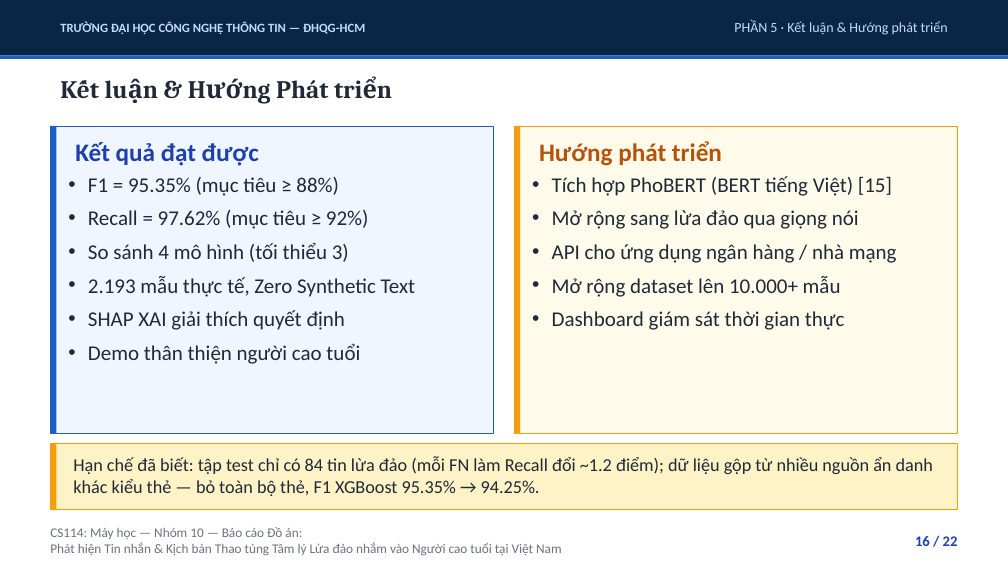
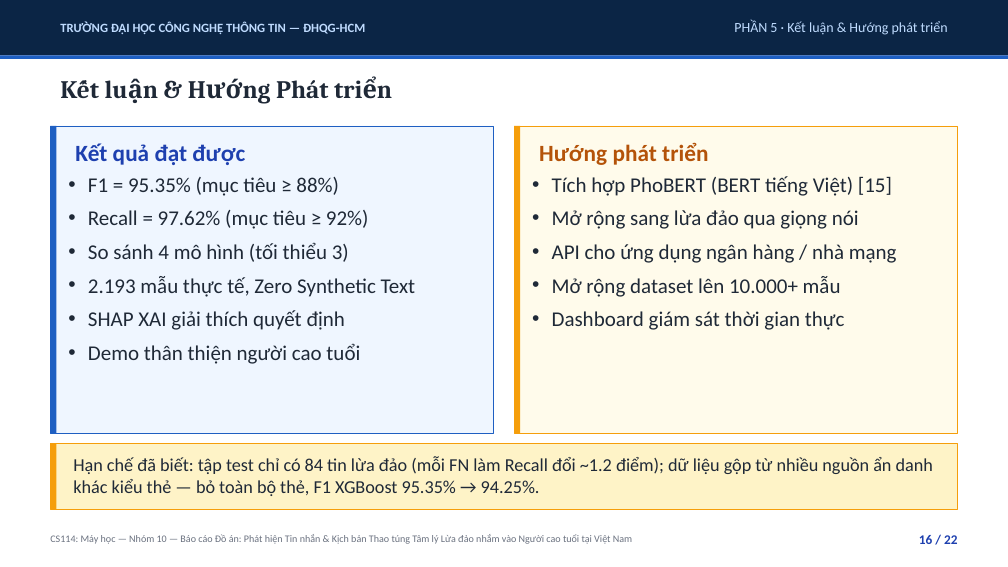
Before and after one commit to uit-25730067-chithanh/CS114-Team10-Elderly-Scam-Detection, a slide deck: slide 16 of draft/scam-detection/reports/slides/phase09_presentation.pptx. Drawn at 1008x567 pixels with LibreOffice and Linux fonts; fonts in the diff are those of the drawing. Boxes give left, top, right and bottom in pixels: in the first picture for what was removed or moved away, otherwise in the second. Text is boxed around its words. In the diff, an @@ line names an element or a change of style, - is before the commit and + after.

```diff
--- a/draft/scam-detection/reports/slides/phase09_presentation.pptx
+++ b/draft/scam-detection/reports/slides/phase09_presentation.pptx
@@ text "Kết quả đạt được" at (x1=75, y1=143, x2=245, y2=165): size 18 to 16.6 pt @@
@@ text "Hướng phát triển" at (x1=539, y1=142, x2=708, y2=165): size 18 to 16.6 pt @@
@@ text at (x1=50, y1=534, x2=632, y2=544): text changed; size 9.5 to 7.2 pt @@
-CS114: Máy học — Nhóm 10 — Báo cáo Đồ án:
-Phát hiện Tin nhắn & Kịch bản Thao túng Tâm lý Lừa đảo nhắm vào Người cao tuổi tại Việt Nam
+CS114: Máy học — Nhóm 10 — Báo cáo Đồ án: Phát hiện Tin nhắn & Kịch bản Thao túng Tâm lý Lừa đảo nhắm vào Người cao tuổi tại Việt Nam
@@ text "16 / 22" at (x1=919, y1=535, x2=957, y2=544): size 10.5 to 9.5 pt @@
```
Also in this commit, not shown: 19 other slides changed, 2 slides added, 2 slides removed, 2 other files.
